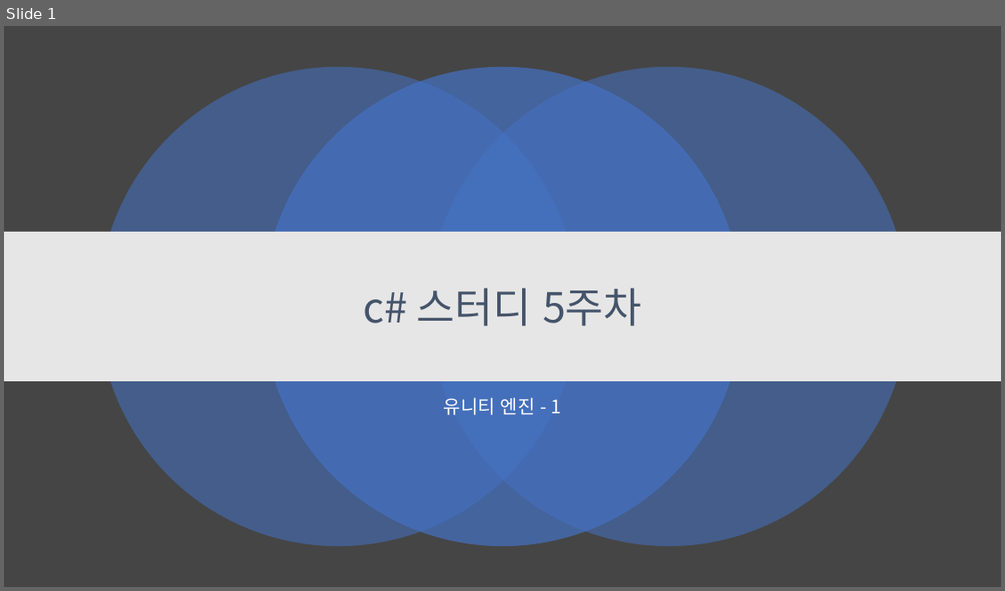
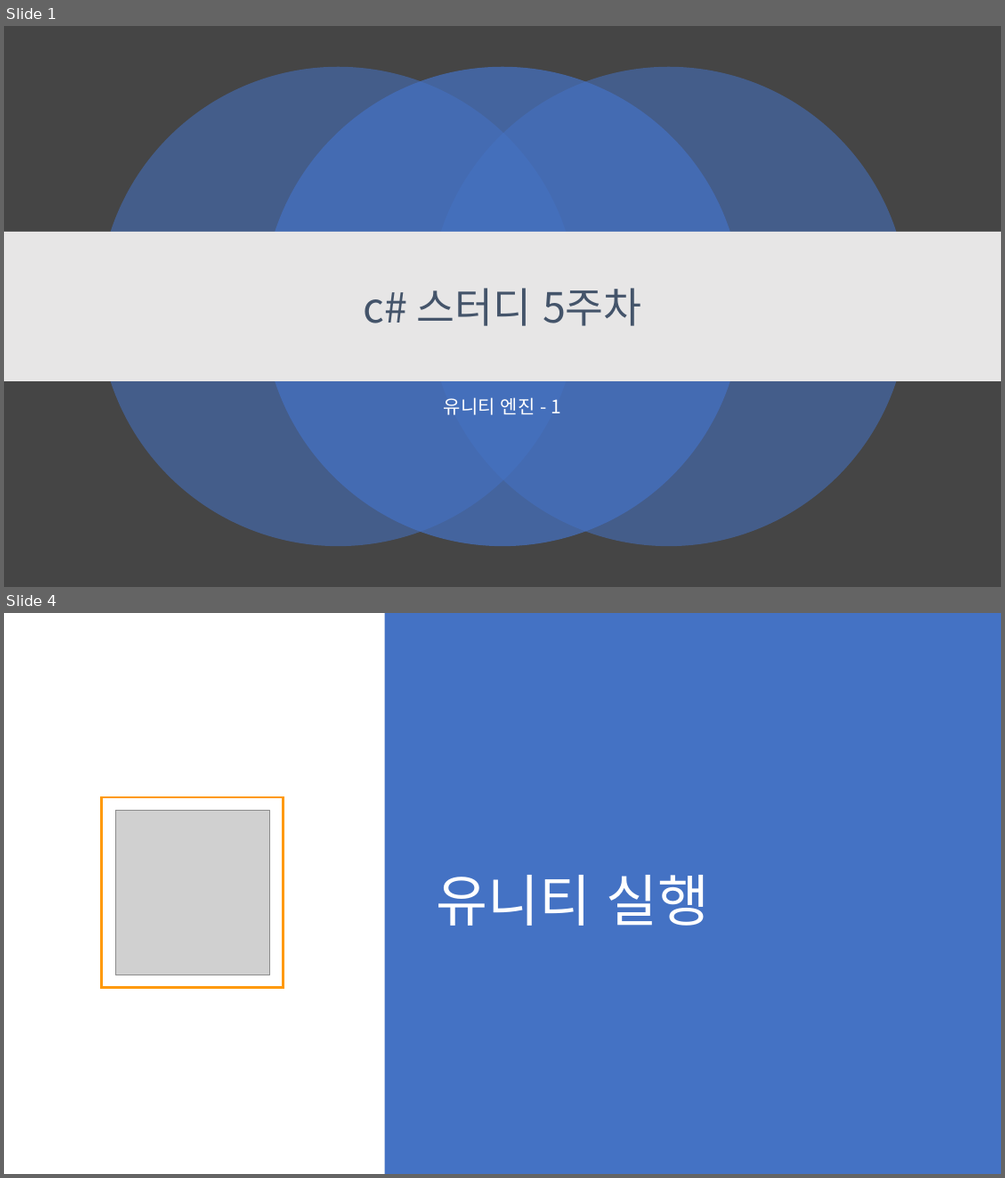
Before and after one commit to kjh99660/Study_powerpoint, a slide deck: c# 스터디 5주 차.pptx. Shown one above the other, each under a label of ours: slide 1 before the commit, slides 1 and 4 after it; the slides between them are not shown. The pictures are 1005x591 and 1005x1178 pixels, drawn with LibreOffice and Linux fonts; fonts in the diff are those of the drawing; grey boxes stand for pictures. Boxes give left, top, right and bottom in pixels: in the first picture for what was removed or moved away, otherwise in the second. Text is boxed around its words. In the diff, an @@ line names an element or a change of style, - is before the commit and + after.

```diff
--- a/c# 스터디 5주 차.pptx
+++ b/c# 스터디 5주 차.pptx
@@ slide 4 added at (4,613,1001,1174), background #FFFFFF @@
@@ rectangle added at (385,613,1001,1174), fill #4472C4 @@
@@ rectangle added at (102,797,283,988), fill #FFFFFF, outline #FF9906 2.5 pt @@
@@ picture added at (115,810,269,975) @@
@@ title added at (436,875,710,925), 54 pt, text #FFFFFF @@
+유니티 실행
```
Also in this commit, not shown: 21 other slides added, 1 slide removed, 3 other files.
